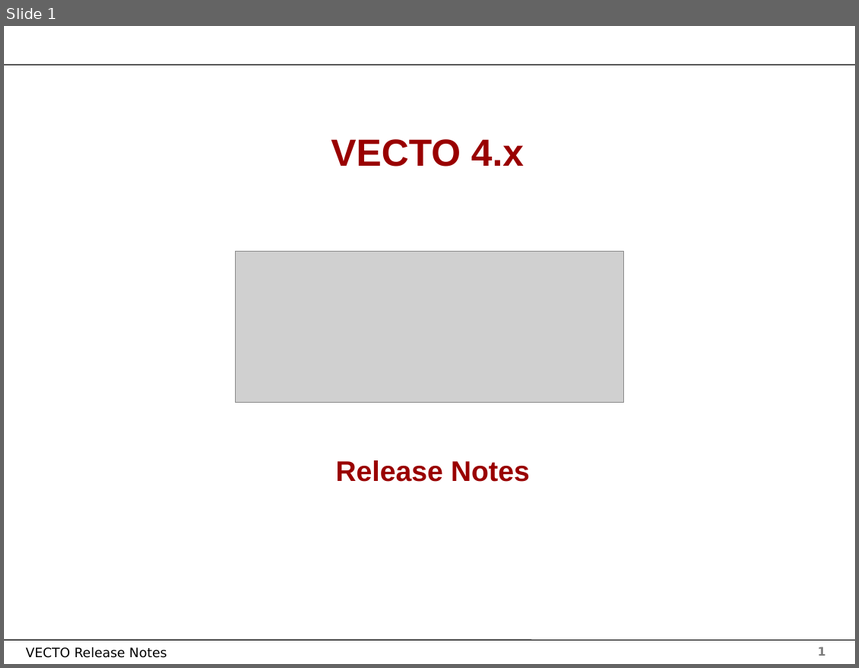
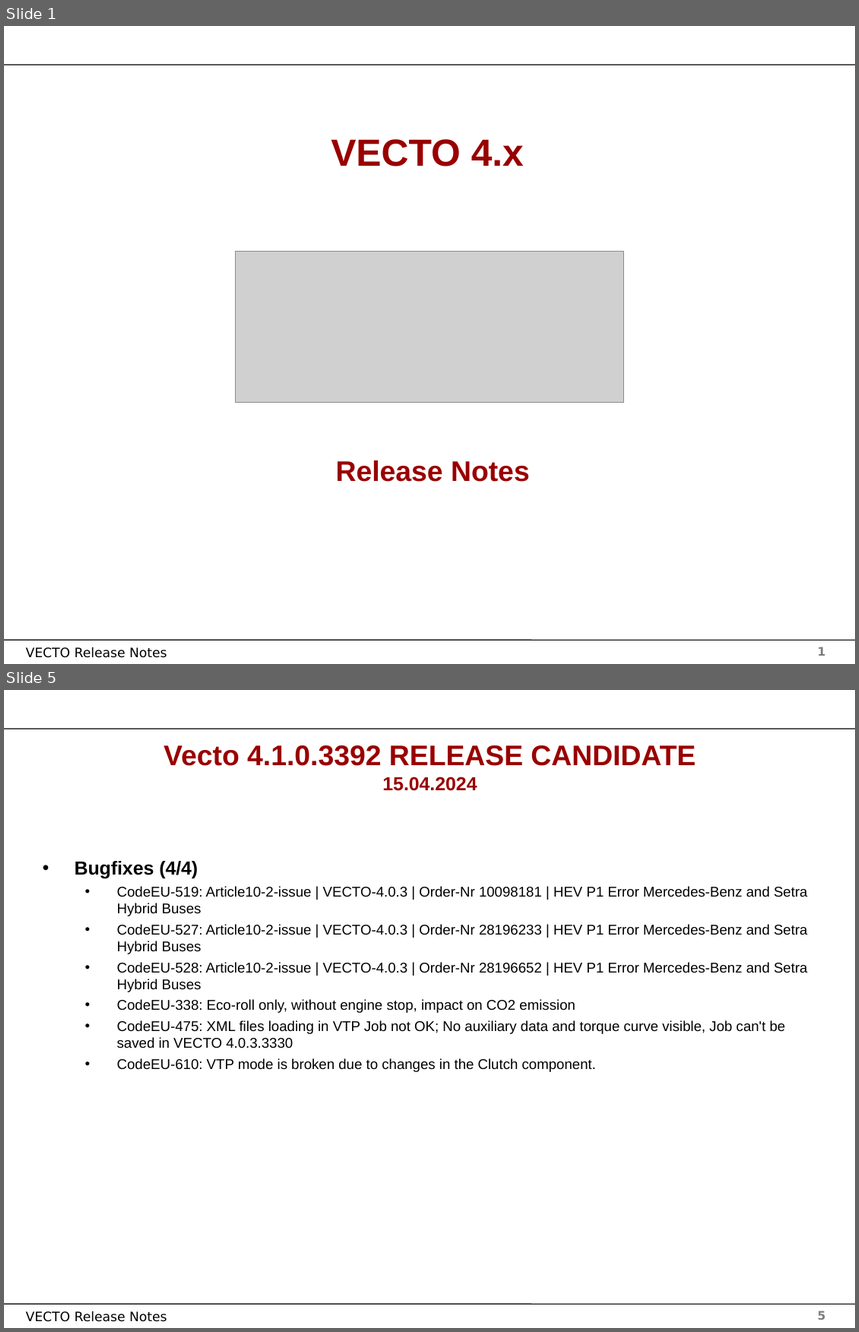
Before and after one commit to tanawadeatharva/BharatVECTO, a slide deck: Documentation/User Manual Source/Release Notes Vecto4.x.pptx. Shown one above the other, each under a label of ours: slide 1 before the commit, slides 1 and 5 after it; the slides between them are not shown. The pictures are 859x668 and 859x1332 pixels, drawn with LibreOffice and Linux fonts; fonts in the diff are those of the drawing; grey boxes stand for pictures; background and template pictures are left out. Boxes give left, top, right and bottom in pixels: in the first picture for what was removed or moved away, otherwise in the second. Text is boxed around its words. In the diff, an @@ line names an element or a change of style, - is before the commit and + after.

```diff
--- a/Documentation/User Manual Source/Release Notes Vecto4.x.pptx
+++ b/Documentation/User Manual Source/Release Notes Vecto4.x.pptx
@@ slide 5 added at <box>4,690,855,1328</box>, background #FFFFFF; not listed: 4 template elements that a slide beside it also shows @@
@@ title added at <box>164,745,696,791</box>, 24 pt, text #990000, bold @@
+Vecto 4.1.0.3392 RELEASE CANDIDATE
+15.04.2024
@@ text added at <box>75,861,808,1072</box>, 12 pt, text #000000 @@
+• Bugfixes (4/4)
+  • CodeEU-519: Article10-2-issue | VECTO-4.0.3 | Order-Nr 10098181 | HEV P1 Error Mercedes-Benz and Setra Hybrid Buses
+  • CodeEU-527: Article10-2-issue | VECTO-4.0.3 | Order-Nr 28196233 | HEV P1 Error Mercedes-Benz and Setra Hybrid Buses
+  • CodeEU-528: Article10-2-issue | VECTO-4.0.3 | Order-Nr 28196652 | HEV P1 Error Mercedes-Benz and Setra Hybrid Buses
+  • CodeEU-338: Eco-roll only, without engine stop, impact on CO2 emission
+  • CodeEU-475: XML files loading in VTP Job not OK; No auxiliary data and torque curve visible, Job can't be saved in VECTO 4.0.3.3330
+  • CodeEU-610: VTP mode is broken due to changes in the Clutch component.
```
Also in this commit, not shown: 4 other slides changed, 4 other slides added, 6 other files.
